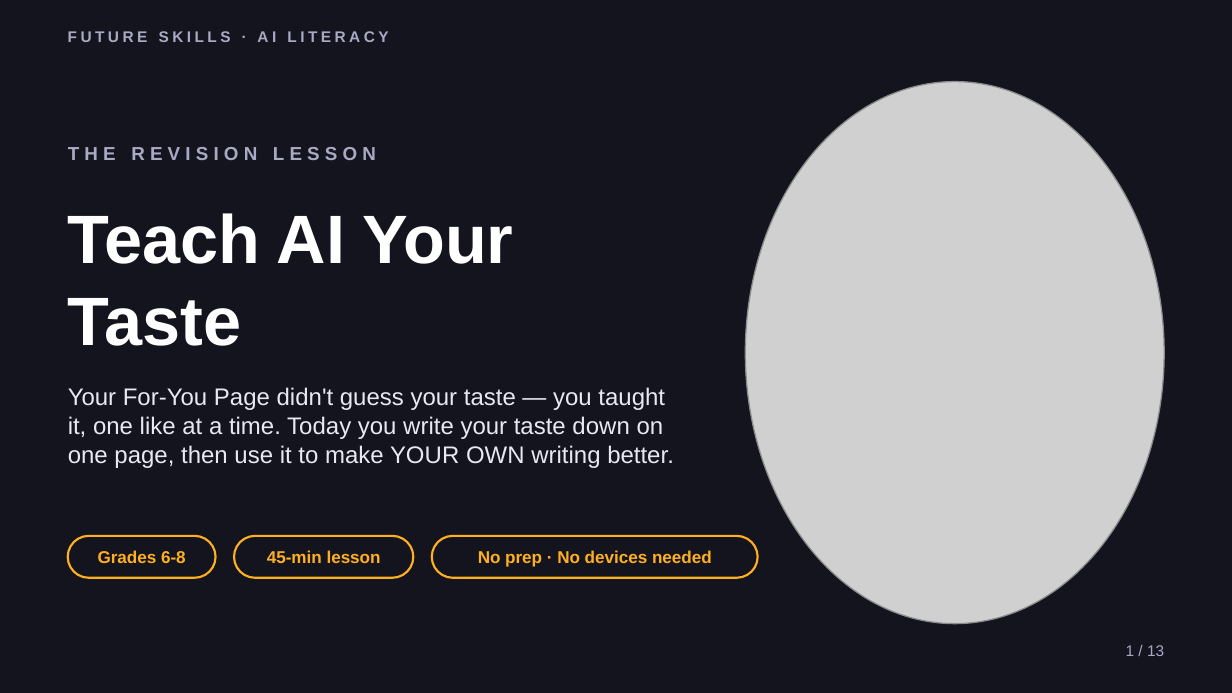
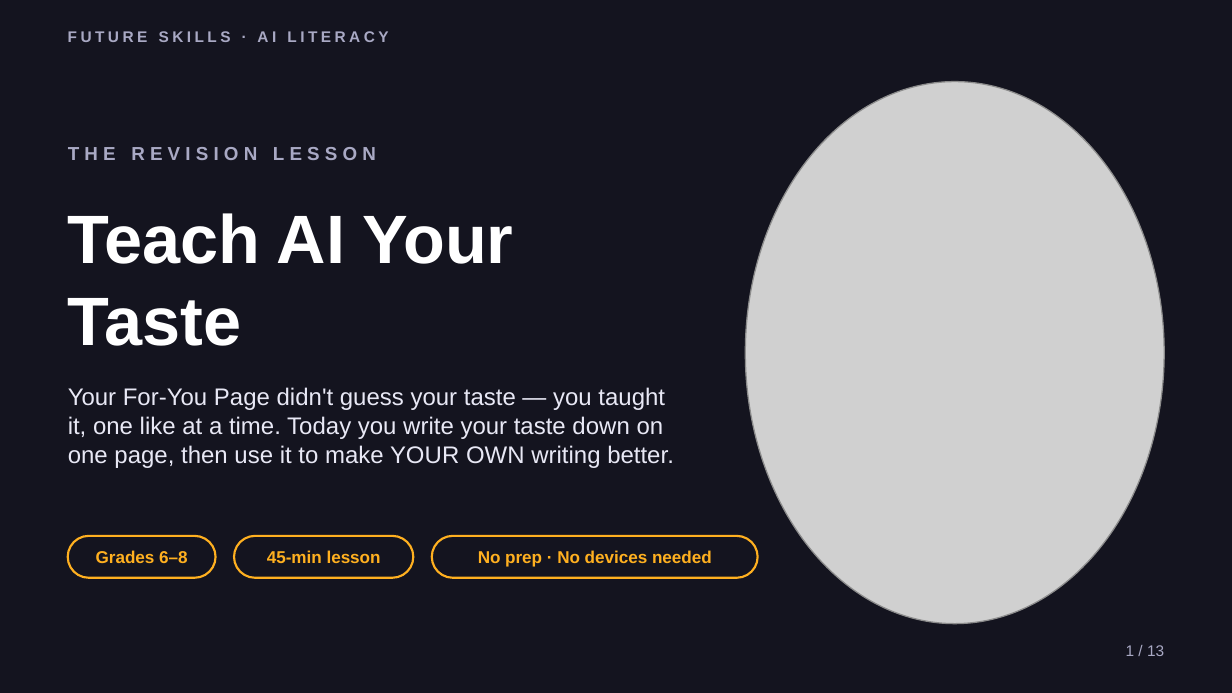
Before and after one commit to phiunit/tptphi, a slide deck: slide 1 of products/ai-taste-file/dist/Teach AI Your Taste - Slides.pptx. Drawn at 1232x693 pixels with LibreOffice and Linux fonts; fonts in the diff are those of the drawing; grey boxes stand for pictures. Boxes give left, top, right and bottom in pixels: in the first picture for what was removed or moved away, otherwise in the second. Text is boxed around its words. In the diff, an @@ line names an element or a change of style, - is before the commit and + after.

```diff
--- a/products/ai-taste-file/dist/Teach AI Your Taste - Slides.pptx
+++ b/products/ai-taste-file/dist/Teach AI Your Taste - Slides.pptx
@@ text at box(96, 550, 188, 563): text changed @@
-Grades 6-8
+Grades 6–8
```
Also in this commit, not shown: 3 other slides changed, 46 other files.
